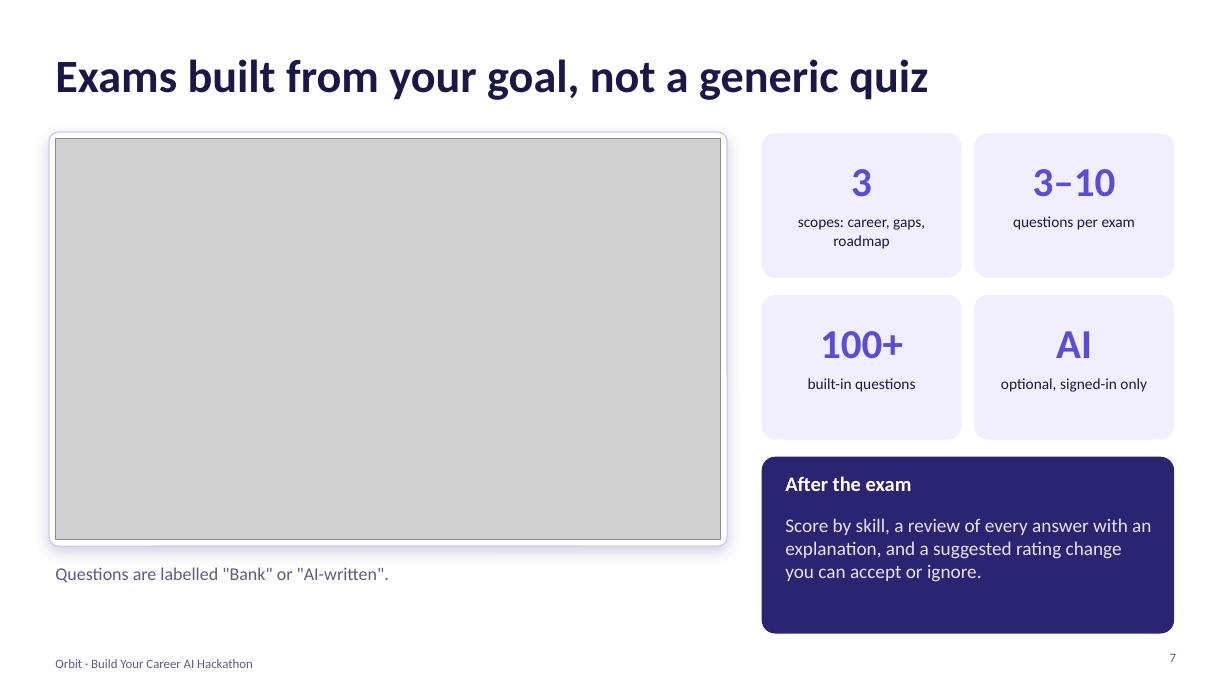
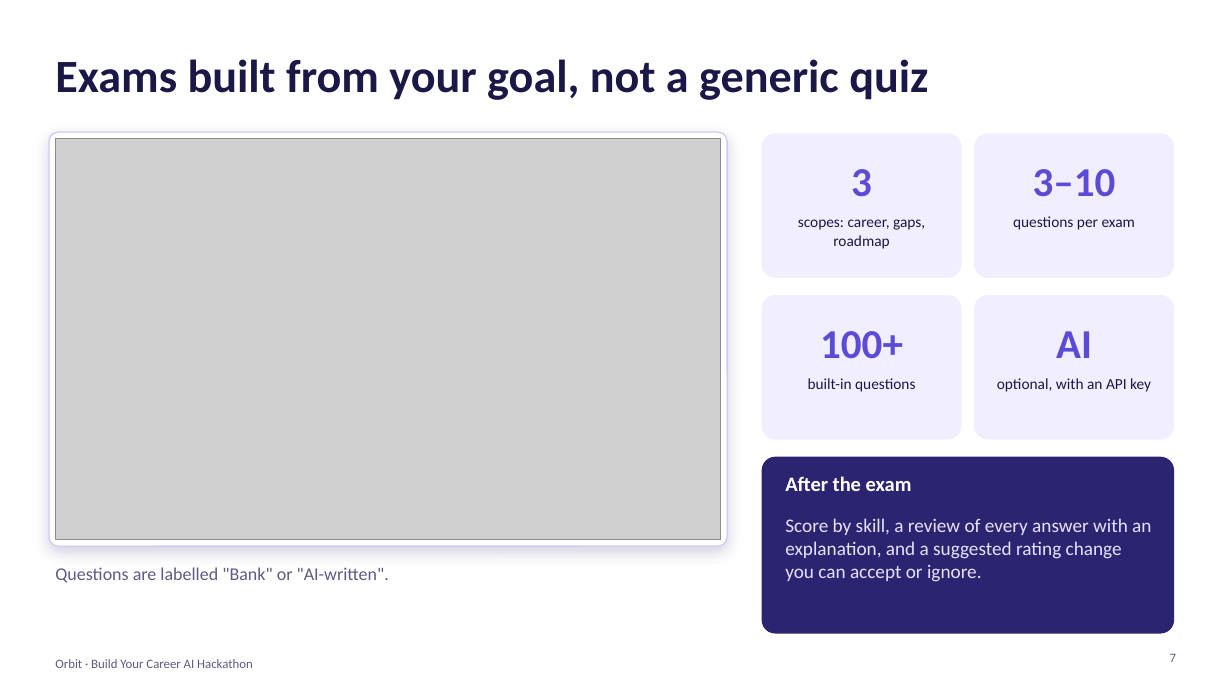
Before and after one commit to 111Reihan/AI-Powered-Career-Development-Hackathon, a slide deck: slide 7 of docs/Orbit-pitch-deck-v2.pptx. Drawn at 1232x693 pixels with LibreOffice and Linux fonts; fonts in the diff are those of the drawing; grey boxes stand for pictures. Boxes give left, top, right and bottom in pixels: in the first picture for what was removed or moved away, otherwise in the second. Text is boxed around its words. In the diff, an @@ line names an element or a change of style, - is before the commit and + after.

```diff
--- a/docs/Orbit-pitch-deck-v2.pptx
+++ b/docs/Orbit-pitch-deck-v2.pptx
@@ text at (997,378,1151,392): text changed @@
-optional, signed-in only
+optional, with an API key
```
Also in this commit, not shown: 6 other slides changed, 1 slide added, 1 slide removed, 21 other files.
